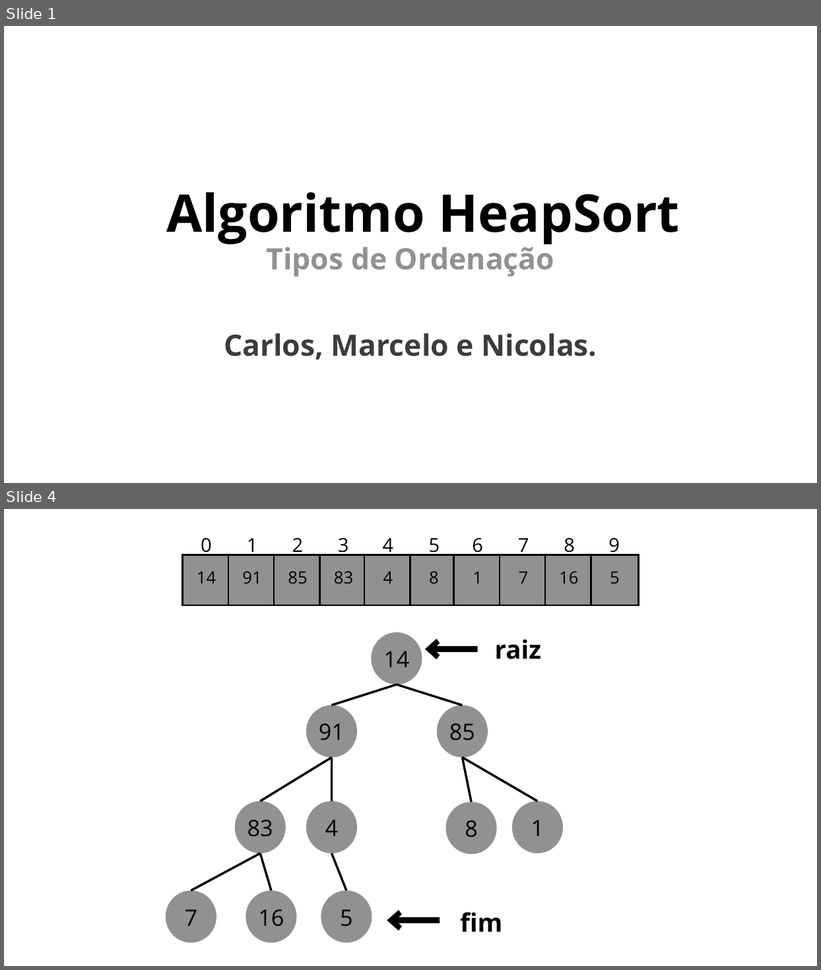
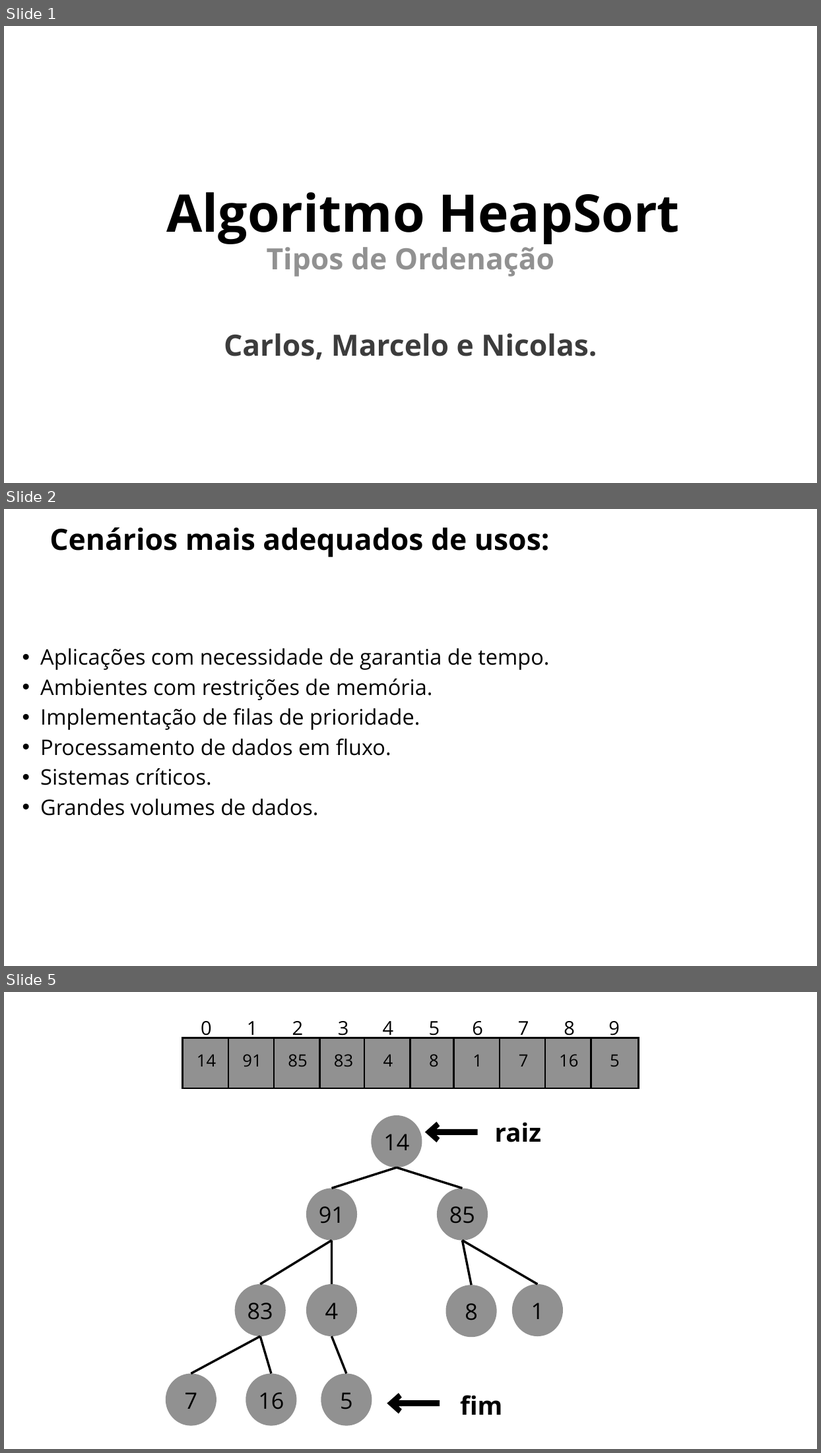
Before and after one commit to unibrasil-programacao-computadores/tp-heapsort, a slide deck: Heap_Sort.pptx. Shown one above the other, each under a label of ours: slides 1 and 4 before the commit, slides 1, 2 and 5 after it; the slides between them are not shown. The pictures are 821x970 and 821x1453 pixels, drawn with LibreOffice and Linux fonts; fonts in the diff are those of the drawing. Boxes give left, top, right and bottom in pixels: in the first picture for what was removed or moved away, otherwise in the second. Text is boxed around its words. In the diff, an @@ line names an element or a change of style, - is before the commit and + after.

```diff
--- a/Heap_Sort.pptx
+++ b/Heap_Sort.pptx
@@ slide 2 added at (4,509,817,966), background #FFFFFF @@
@@ text added at (50,527,550,557), 52 pt, text #000000, bold @@
+Cenários mais adequados de usos:
@@ text added at (40,648,549,816), 38 pt, text #000000 @@
+  • Aplicações com necessidade de garantia de tempo.
+  • Ambientes com restrições de memória.
+  • Implementação de filas de prioridade.
+  • Processamento de dados em fluxo.
+  • Sistemas críticos.
+  • Grandes volumes de dados.
@@ what was slide 4 is now slide 5 @@
```
Also in this commit, not shown: 5 slides changed, 1 other slide added, 5 slides removed.
